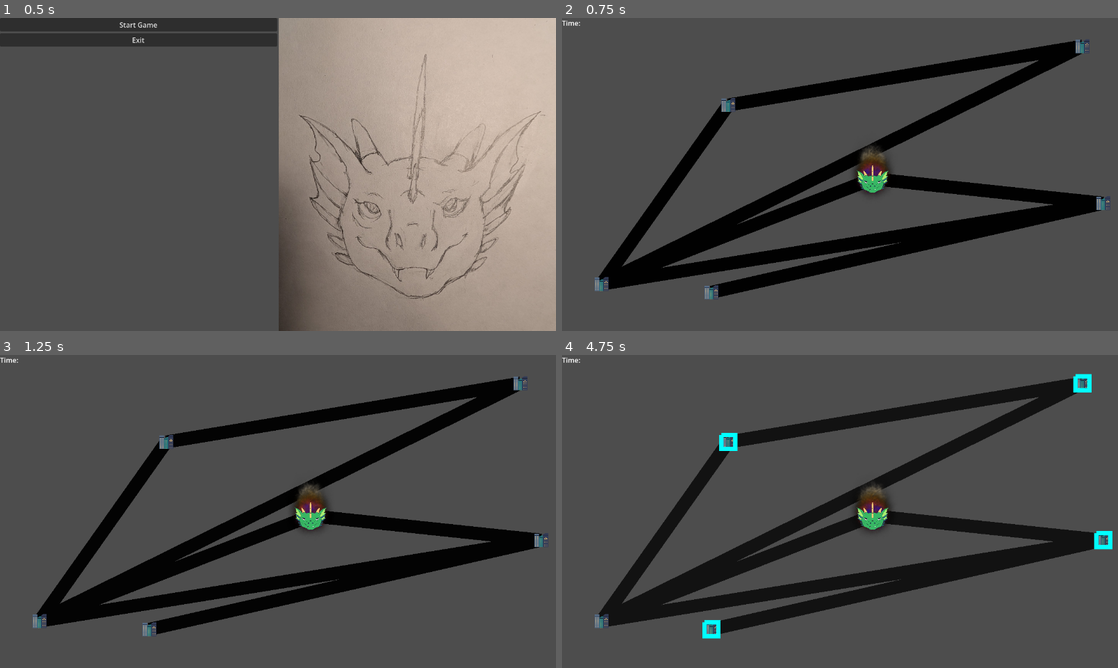
Above: before the commit, frames 1-4 (two rows, left to right).
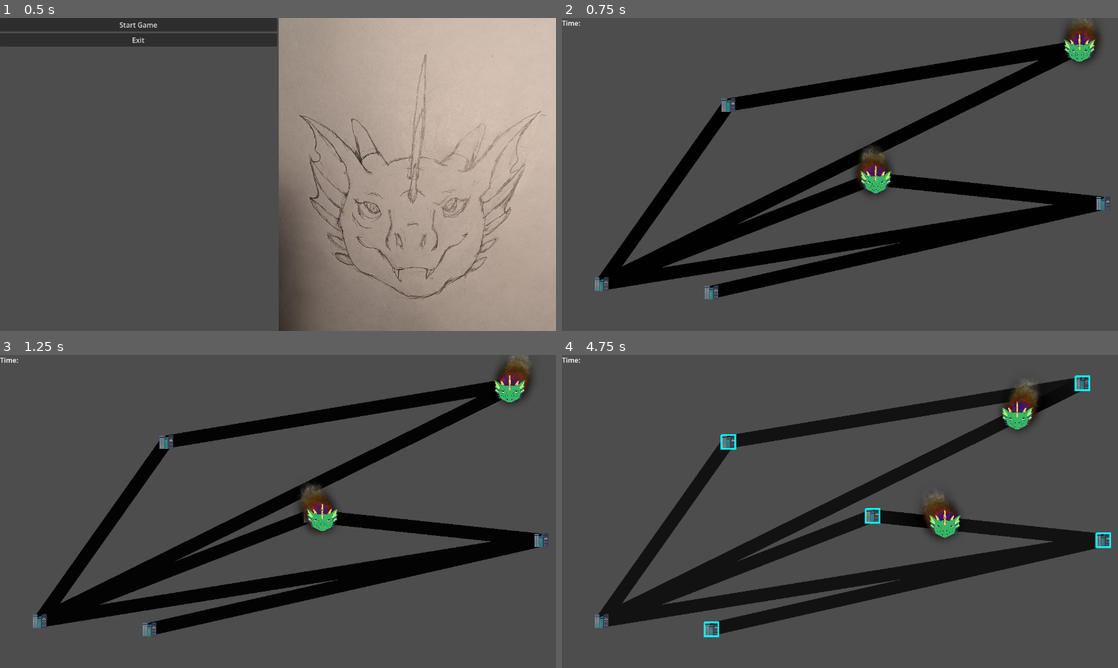
Above: after the commit, the same moments.

Repository: firefly2442/queble-game-jam
Game: Godot game, scene res://scenes/Main.tscn
Two runs of this game, one before a commit and one after it. Both use one fixed random seed, a clock stepped at 60 frames per second and the inputs below.
Inputs (mouse positions are in pixels of both pictures, inside the frame that each line leads up to):
- Up to frame 1 (0.5 s): no input
- Up to frame 2 (0.75 s): click "Start Game" at 0.5 s
- Up to frame 3 (1.25 s): no input
- Up to frame 4 (4.75 s): drag from (1084, 383) to (728, 442) at 1.27 s; drag from (728, 442) to (1084, 383) at 2.02 s; move the mouse to (873, 514) at 2.77 s; click (873, 514) at 2.92 s; drag from (1101, 539) to (728, 442) at 3.52 s; drag from (712, 630) to (873, 514) at 4.27 s

Frame 1 is identical in both runs. In frame 2, 0.9% of the frame differs, in the area x 53-97%, y 0-56%; in frame 3, 1.4%; in frame 4, 2.5%, in the area x 25-99%, y 6-91%.

Commit message:
feat: stub in person image and fix dragon logic

Diff:
--- a/scenes/Game.tscn
+++ b/scenes/Game.tscn
@@ -20,3 +20,6 @@
 
 [node name="Dragons" type="Node2D" parent="." unique_id=1455429135]
 unique_name_in_owner = true
+
+[node name="People" type="Node2D" parent="." unique_id=271433052]
+unique_name_in_owner = true
--- a/scenes/entities/City.tscn
+++ b/scenes/entities/City.tscn
@@ -23,6 +23,7 @@
 
 [node name="HighlightBox2D" type="Line2D" parent="." unique_id=2057548408]
 unique_name_in_owner = true
+width = 4.0
 default_color = Color(0, 1, 1, 1)
 
 [connection signal="input_event" from="Area2D" to="." method="_on_area_2d_input_event"]
--- a/scenes/entities/Dragon.tscn
+++ b/scenes/entities/Dragon.tscn
@@ -35,7 +35,7 @@
 radius = 18.5
 
 [node name="Dragon" type="Node2D" unique_id=890909988]
-z_index = 2
+z_index = 3
 scale = Vector2(1.5, 1.5)
 script = ExtResource("1_32ss0")
 
--- /dev/null
+++ b/scenes/entities/Person.tscn
@@ -0,0 +1,21 @@
+[gd_scene format=3 uid="uid://c4nu0w2of1ome"]
+
+[ext_resource type="Script" uid="uid://crfgoe7wu4rtd" path="res://scripts/entities/Person.gd" id="1_bripr"]
+[ext_resource type="Texture2D" uid="uid://dd4yhuligvups" path="res://images/Person.png" id="2_4txyp"]
+
+[sub_resource type="RectangleShape2D" id="RectangleShape2D_4txyp"]
+size = Vector2(31, 53)
+
+[node name="Person" type="Node2D" unique_id=347660236]
+z_index = 2
+scale = Vector2(0.5, 0.5)
+script = ExtResource("1_bripr")
+
+[node name="Sprite2D" type="Sprite2D" parent="." unique_id=1131419057]
+texture = ExtResource("2_4txyp")
+
+[node name="Area2D" type="Area2D" parent="." unique_id=329094876]
+
+[node name="CollisionShape2D" type="CollisionShape2D" parent="Area2D" unique_id=1054812038]
+position = Vector2(0.5, 5.5)
+shape = SubResource("RectangleShape2D_4txyp")
--- a/scripts/Game.gd
+++ b/scripts/Game.gd
@@ -1,7 +1,7 @@
 extends Node2D
 
 var number_cities: int = 6
-var number_dragons: int = 1
+var number_dragons: int = 2
 
 func _ready() -> void:
 	# randomly generate and place cities
--- a/scripts/entities/City.gd
+++ b/scripts/entities/City.gd
@@ -20,6 +20,7 @@
 
 	(%HighlightBox2D as Line2D).visible = false
 
+
 func _process(_delta: float) -> void:
 	if selected:
 		(%HighlightBox2D as Line2D).visible = true
--- a/scripts/entities/Dragon.gd
+++ b/scripts/entities/Dragon.gd
@@ -4,12 +4,17 @@
 var starting_city: City ## the city the dragon is starting from
 var ending_city: City ## the city the dragon is moving towards
 var road: Road ## the road the dragon is on
-@export var speed: float = 0.5
+@export var speed: float = 40
 var segment_index: int = 0
 var segment_t: float = 0.0
+var increasing_segment_index: bool = true
 
 func _ready() -> void:
 	self.global_position = starting_city.city_position
+
+func hasMoreSegments() -> bool:
+	return (increasing_segment_index and segment_index < road.points.size() - 1) \
+		or (not increasing_segment_index and segment_index > 0)
 
 func _process(delta: float) -> void:
 	if not ending_city:
@@ -17,23 +22,42 @@
 
 	if not road:
 		road = Utility.getRoadFromCities(starting_city, ending_city)
+		if road.start_city == starting_city:
+			segment_index = 0
+			increasing_segment_index = true
+		else:
+			segment_index = road.road_segments-1
+			increasing_segment_index = false
 
-	#if starting_city and ending_city and road:
-		#var distance_left: float = speed * delta
-#
-		#while distance_left > 0 and segment_index < path.size() - 1:
-			#var from: = road.points.path[segment_index]
-			#var to := path[segment_index + 1]
-			#var segment_length := from.distance_to(to)
-#
-			#var remaining := segment_length - segment_t
-#
-			#if distance_left < remaining:
-				#segment_t += distance_left
-				#global_position = from.lerp(to, segment_t / segment_length)
-				#distance_left = 0
-			#else:
-				#distance_left -= remaining
-				#segment_index += 1
-				#segment_t = 0.0
-				#global_position = to
+	if not starting_city or not ending_city or not road:
+		return
+
+	var distance_left: float = speed * delta
+
+	# we reach the destination
+	if ending_city.city_position == Vector2i(self.global_position):
+		starting_city = ending_city
+		ending_city = starting_city.connected_cities.pick_random()
+		road = null
+		return
+
+	var dir: int = 1 if increasing_segment_index else -1
+
+	while distance_left > 0 and hasMoreSegments():
+		road.setSnowAmount(segment_index, 0.0)
+
+		var from: Vector2 = road.points[segment_index]
+		var to: Vector2 = road.points[segment_index + dir]
+		var segment_length := from.distance_to(to)
+
+		var remaining: float = segment_length - segment_t
+
+		if distance_left < remaining:
+			segment_t += distance_left
+			global_position = from.lerp(to, segment_t / segment_length)
+			distance_left = 0
+		else:
+			distance_left -= remaining
+			segment_index += dir
+			segment_t = 0.0
+			global_position = to
--- /dev/null
+++ b/scripts/entities/Person.gd
@@ -0,0 +1,8 @@
+class_name Person
+extends Node2D
+
+func _ready() -> void:
+	pass
+
+func _process(delta: float) -> void:
+	pass
--- a/scripts/entities/Road.gd
+++ b/scripts/entities/Road.gd
@@ -48,3 +48,6 @@
 			segment_colors[i],
 			road_width
 		)
+
+func setSnowAmount(segment: int, amount: float) -> void:
+	snow_amount[segment] = amount
--- a/scripts/singletons/Game_State.gd
+++ b/scripts/singletons/Game_State.gd
@@ -6,6 +6,7 @@
 var cities: Array
 var roads: Array
 var dragons: Array
+var people: Array
 
 func _ready() -> void:
 	pass
Binary file added: images/Person.png
Not shown, added: images/Person.png.import
Not shown, added: scripts/entities/Person.gd.uid
Not shown, added: images/Person.pxo
